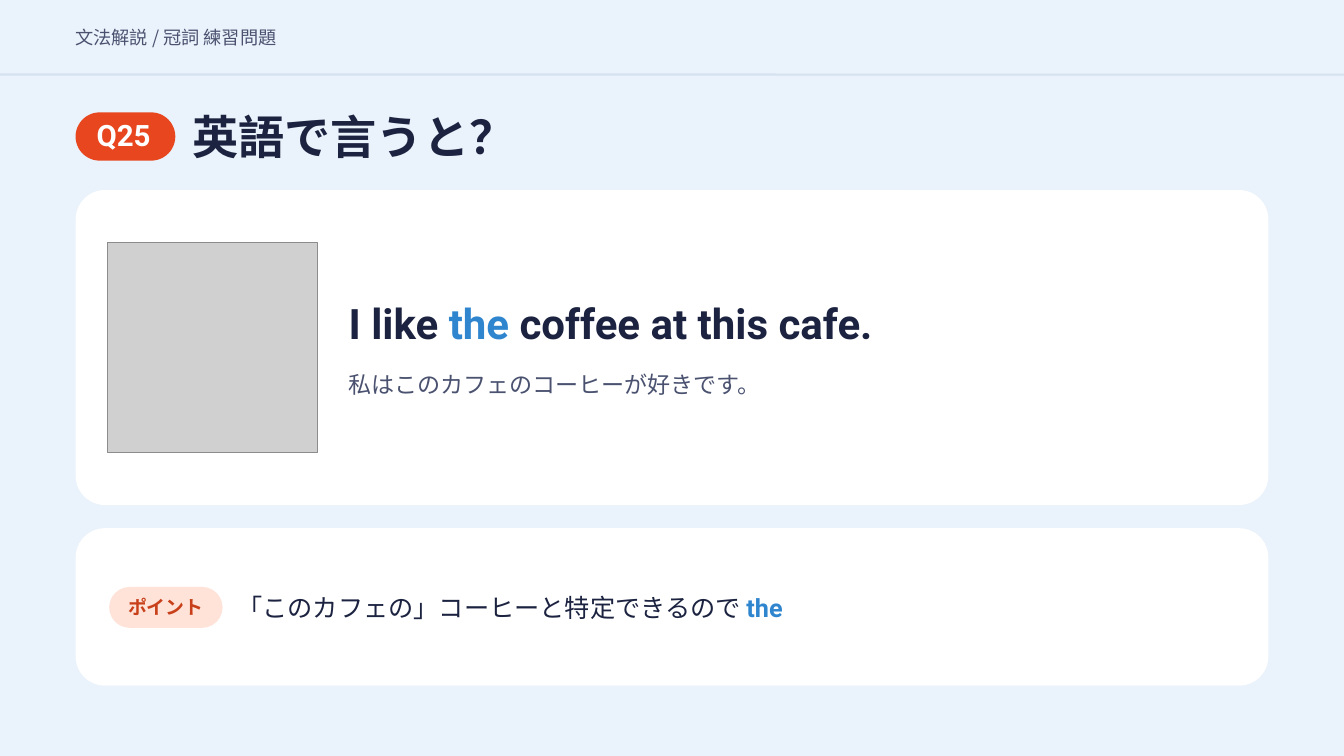
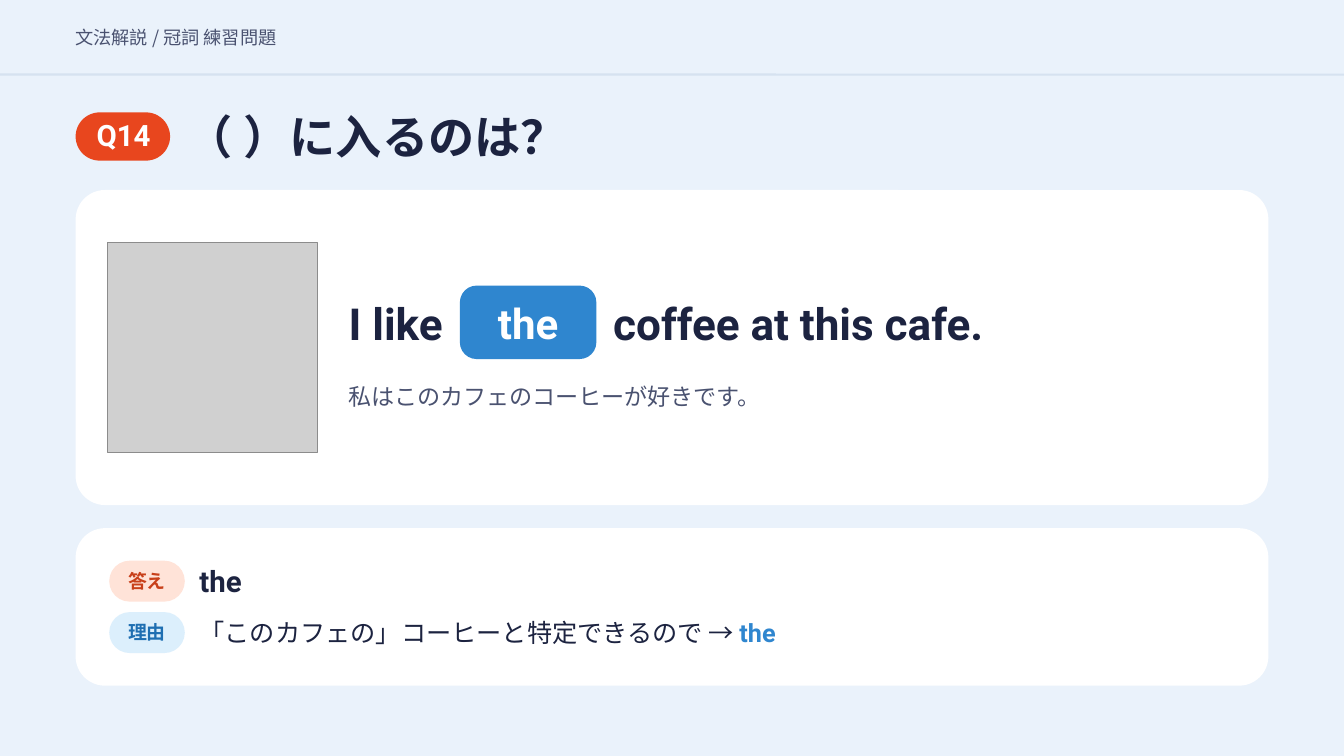
Before and after one commit to hinakajisaki-dev/hina-english, a slide deck: slide 34 of matome/articles-4/articles-4-slides.pptx (slide 57 before the commit). Drawn at 1344x756 pixels with LibreOffice and Linux fonts; fonts in the diff are those of the drawing; grey boxes stand for pictures. Boxes give left, top, right and bottom in pixels: in the first picture for what was removed or moved away, otherwise in the second. Text is boxed around its words. In the diff, an @@ line names an element or a change of style, - is before the commit and + after.

```diff
--- a/matome/articles-4/articles-4-slides.pptx
+++ b/matome/articles-4/articles-4-slides.pptx
@@ rounded rectangle: place and size @@
-rounded rectangle at bbox=[76, 112, 175, 160]
+rounded rectangle at bbox=[76, 112, 170, 160]
@@ text at bbox=[244, 114, 567, 159]: text changed @@
-英語で言うと？
+（ ）に入るのは？
@@ text at bbox=[97, 125, 151, 150]: text changed @@
-Q25
+Q14
@@ rounded rectangle added at bbox=[460, 285, 596, 359], fill #2F86CF @@
@@ text at bbox=[349, 307, 442, 341]: text changed; size 30 to 31.5 pt @@
-I like the coffee at this cafe.
+I like
@@ text added at bbox=[498, 307, 558, 340], 30 pt, text #FFFFFF, bold @@
+the
@@ text added at bbox=[613, 306, 983, 341], 31.5 pt, text #1C2340, bold @@
+coffee at this cafe.
@@ text "私はこのカフェのコーヒーが好きです。": place and size @@
-text "私はこのカフェのコーヒーが好きです。" at bbox=[349, 373, 761, 395]
+text "私はこのカフェのコーヒーが好きです。" at bbox=[349, 385, 761, 407]
@@ rounded rectangle: place and size @@
-rounded rectangle at bbox=[109, 587, 222, 628]
+rounded rectangle at bbox=[109, 561, 185, 602]
@@ text removed at bbox=[128, 597, 203, 615] @@
-ポイント
@@ text added at bbox=[128, 572, 166, 590], 13.5 pt, text #C8401A, bold @@
+答え
@@ text added at bbox=[199, 570, 241, 593], 21 pt, text #1C2340, bold @@
+the
@@ rounded rectangle added at bbox=[109, 612, 185, 653], fill #DCEFFC @@
@@ text added at bbox=[128, 623, 166, 641], 13.5 pt, text #1F6FB2, bold @@
+理由
@@ text at bbox=[199, 620, 775, 644]: text changed @@
-「このカフェの」コーヒーと特定できるので the
+「このカフェの」コーヒーと特定できるので → the
```
Also in this commit, not shown: 49 other slides changed, 1 slide added, 2 slides removed, 3 other files.
